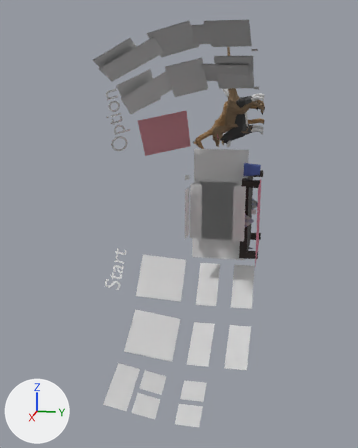
Renders of the OBJ model assets/workspace.obj from each side of a commit.
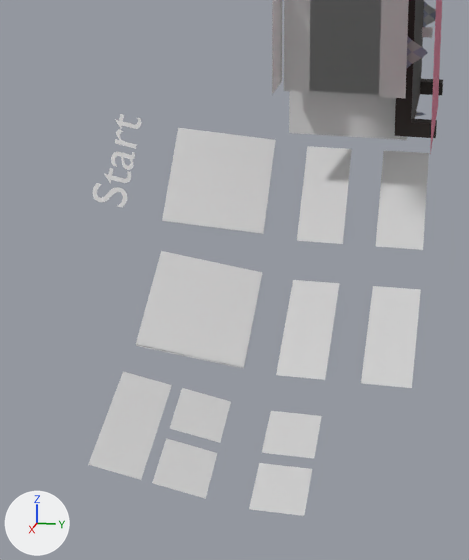
The first picture shows the older version from a 50 mm lens placed at (12.83, 1.67, 3.28), pointed at (-1.48, -1.19, -0.3). The close-ups show both versions on the part from 18% to 76% of the width and 44% to 100% of the height of that picture. The axes (+X, +Y, +Z) are drawn at lower left. The lights are the same throughout. Where no turn or scale is listed for an object, it has been applied to the vertices.

Objects in the first close-up: 'x_b_car_Plane.027', 'x_b_file_Plane.004', 'x_b_ie_Plane.031', 'x_b_minecraft_Plane.020', 'x_b_pic_Plane.029', 'x_b_skype_Plane.030', 'x_b_video_Plane.028', 'x_b_word_Plane.009', 'x_cur_1_Plane.007', 'x_cur_2_Plane.014', 'x_f_desk_Cube_Cube.001', 'x_p_s2lide_Plane.008', 'x_scr2_Plane.006'.
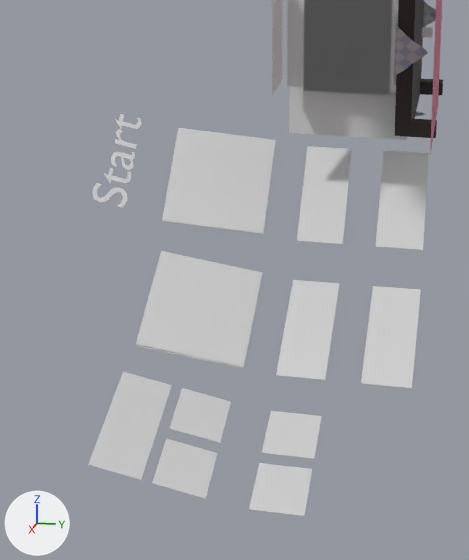
Where the change shows, as pixel boxes (x1, y1, x2, y2) in the close-ups (469 x 560 px):
'x_cur_2_Plane.014', deleted
    before: (379, 0, 409, 98)
'x_cur_1_Plane.007', deleted
    before: (284, 0, 310, 92)
'x_scr1_Plane.010', unchanged, uncovered by the edit
    after: (287, 0, 399, 92)

The change in detail:
Object 'x_cur_1_Plane.007' (ob_x_cur_1_plane_007) is deleted.
Object 'x_cur_2_Plane.014' (ob_x_cur_2_plane_014) is deleted.
